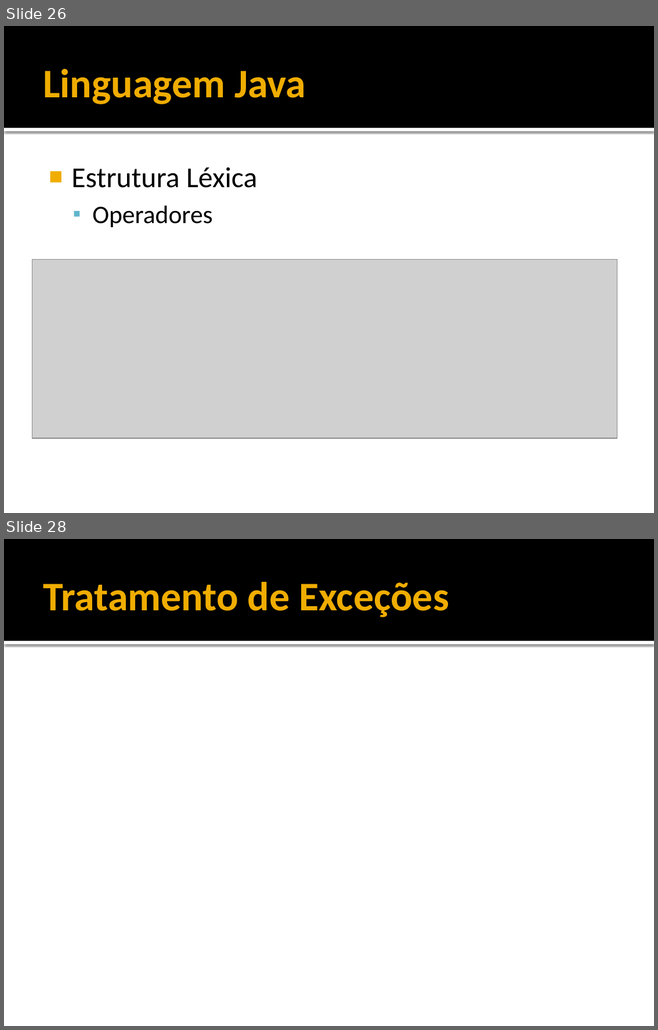
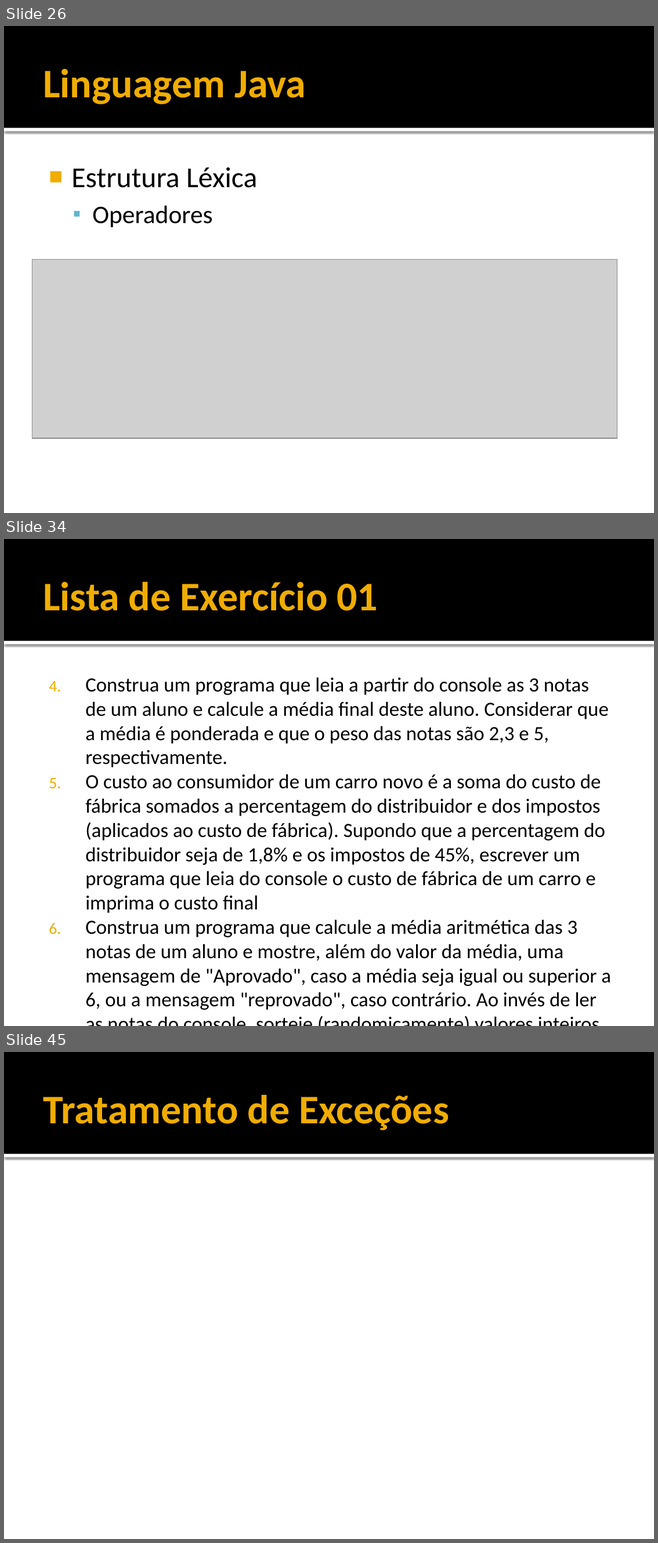
Before and after one commit to filosofisto/cpb-treinamento, a slide deck: Fundamentos/Fundamentos - Java Basico.pptx. Shown one above the other, each under a label of ours: slides 26 and 28 before the commit, slides 26, 34 and 45 after it; the slides between them are not shown. The pictures are 658x1030 and 658x1543 pixels, drawn with LibreOffice and Linux fonts; fonts in the diff are those of the drawing; grey boxes stand for pictures. Boxes give left, top, right and bottom in pixels: in the first picture for what was removed or moved away, otherwise in the second. Text is boxed around its words. In the diff, an @@ line names an element or a change of style, - is before the commit and + after.

```diff
--- a/Fundamentos/Fundamentos - Java Basico.pptx
+++ b/Fundamentos/Fundamentos - Java Basico.pptx
@@ slide 34 added at [4, 539, 654, 1026], background #FFFFFF; not listed: 2 template elements that a slide beside it also shows @@
@@ title added at [43, 582, 378, 611], 45 pt, text #F0AD00, bold @@
+Lista de Exercício 01
@@ text added at [85, 677, 611, 1010], 22.4 pt, text #000000 @@
+4. Construa um programa que leia a partir do console as 3 notas de um aluno e calcule a média final deste aluno. Considerar que a média é ponderada e que o peso das notas são 2,3 e 5, respectivamente.
+5. O custo ao consumidor de um carro novo é a soma do custo de fábrica somados a percentagem do distribuidor e dos impostos (aplicados ao custo de fábrica). Supondo que a percentagem do distribuidor seja de 1,8% e os impostos de 45%, escrever um programa que leia do console o custo de fábrica de um carro e imprima o custo final
+6. Construa um programa que calcule a média aritmética das 3 notas de um aluno e mostre, além do valor da média, uma mensagem de "Aprovado", caso a média seja igual ou superior a 6, ou a mensagem "reprovado", caso contrário. Ao invés de ler as notas do console, sorteie (randomicamente) valores inteiros de 1 a 10
@@ what was slide 28 is now slide 45 @@
```
Also in this commit, not shown: 1 slide changed, 16 other slides added, 1 other file.
